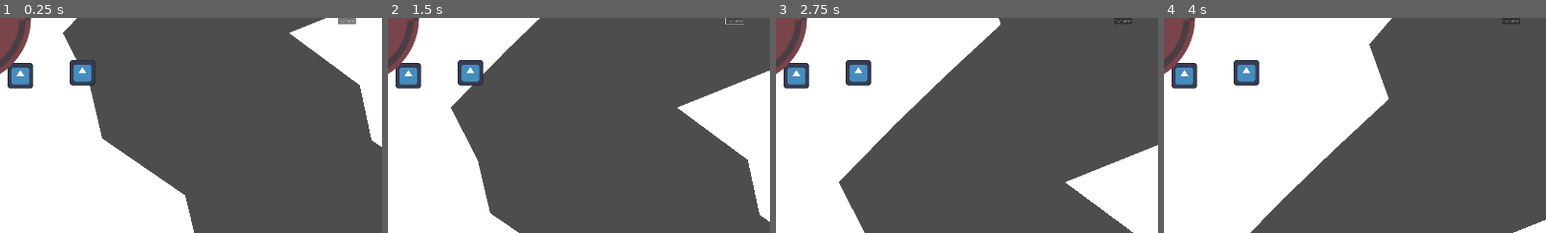
Above: before the commit, frames 1-4 (left to right).
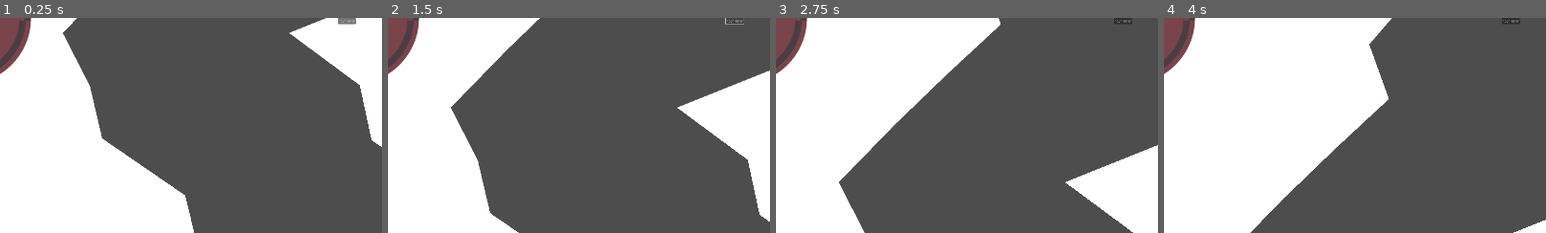
Above: after the commit, the same moments.

Repository: panorb/ludum-dare-53
Game: Godot game, scene res://world.tscn
Two runs of this game, one before a commit and one after it. Both use one fixed random seed, a clock stepped at 60 frames per second and the inputs below. The engine's default icon, where the game draws it, is replaced by a stand-in: a white triangle on a blue panel in a dark square.
Inputs:
- Up to frame 1 (0.25 s): no input
- Up to frame 2 (1.5 s): click "ein knopf hero" at 0.5 s; click "novh einer" at 1.25 s
- Up to frame 3 (2.75 s): click "ein knopf hero" at 2 s
- Up to frame 4 (4 s): click "novh einer" at 2.75 s; click "ein knopf hero" at 3.5 s
The pictures show only the part of the screen within x 5-55%, y 0-50%; the shares and areas given below are measured in that part.

The runs differ from the first frame. In frame 1, 1.4% of the frame differs, in the area x 2-25%, y 19-33%; in frame 2, 1.5%; in frame 3, 1.5%; in frame 4, 1.5%.

Commit message:
Put assets for dragon together

Diff:
--- a/godot/game/battle_field/battle_field.gd
+++ b/godot/game/battle_field/battle_field.gd
@@ -3,18 +3,20 @@
 signal lose()
 signal win()
 
-@onready var hero = get_node("Hero")
-@onready var monster = get_node("Dragon")
+#@onready var hero = get_node("Hero")
+#@onready var monster = get_node("Dragon")
 
 func _ready():
-	hero.dead.connect(_on_hero_dead)
-	monster.dead.connect(_on_monster_dead)
+	pass
+	#hero.dead.connect(_on_hero_dead)
+	#monster.dead.connect(_on_monster_dead)
 
 func on_card_received(card_type, card_value):
-	hero.play_attack_animation(card_type, card_value)
-	monster.take_damage(card_value)
-	monster.play_attack_animation(card_type, card_value)
-	hero.take_damage(10)
+	pass
+	#hero.play_attack_animation(card_type, card_value)
+	#monster.take_damage(card_value)
+	#monster.play_attack_animation(card_type, card_value)
+	#hero.take_damage(10)
 
 func _on_hero_dead():
 	lose.emit()
--- a/godot/game/battle_field/battle_field.tscn
+++ b/godot/game/battle_field/battle_field.tscn
@@ -1,18 +1,6 @@
-[gd_scene load_steps=4 format=3 uid="uid://dou0y46i5nk8y"]
+[gd_scene load_steps=2 format=3 uid="uid://0c34dfxbhfdx"]
 
-[ext_resource type="PackedScene" uid="uid://bdat7vbdng88c" path="res://game/battle_field/creatures/hero.tscn" id="1_c8ib1"]
 [ext_resource type="Script" path="res://game/battle_field/battle_field.gd" id="1_qkow4"]
-[ext_resource type="PackedScene" uid="uid://cti3bq416q73j" path="res://game/battle_field/creatures/dragon.tscn" id="3_n2d58"]
 
 [node name="BattleField" type="Node2D"]
 script = ExtResource("1_qkow4")
-
-[node name="Hero" parent="." instance=ExtResource("1_c8ib1")]
-position = Vector2(280, 290)
-health = 100
-max_health = 100
-
-[node name="Dragon" parent="." instance=ExtResource("3_n2d58")]
-position = Vector2(592, 275)
-health = 100
-max_health = 100
--- a/godot/game/battle_field/creatures/dragon/dragon.tscn
+++ b/godot/game/battle_field/creatures/dragon/dragon.tscn
@@ -1,8 +1,43 @@
-[gd_scene load_steps=2 format=3 uid="uid://cti3bq416q73j"]
+[gd_scene load_steps=7 format=3 uid="uid://cu8y4xsqkkos2"]
 
-[ext_resource type="PackedScene" uid="uid://btdj1js5dgurd" path="res://game/battle_field/creatures/creature.tscn" id="1_teh3j"]
+[ext_resource type="Texture2D" uid="uid://5kps276t2owe" path="res://game/battle_field/creatures/dragon/dragon_back_wing.svg" id="1_jynh3"]
+[ext_resource type="Texture2D" uid="uid://br5grbupc4dc" path="res://game/battle_field/creatures/dragon/dragon_torso.svg" id="1_n785t"]
+[ext_resource type="Texture2D" uid="uid://ddcv7tdpi4286" path="res://game/battle_field/creatures/dragon/dragon_lower_head.svg" id="2_b06l3"]
+[ext_resource type="Texture2D" uid="uid://b8tpm7rxkc775" path="res://game/battle_field/creatures/dragon/dragon_upper_head.svg" id="3_wp7e1"]
+[ext_resource type="Texture2D" uid="uid://wtvxo0jc15p1" path="res://game/battle_field/creatures/dragon/dragon_front_wing.svg" id="5_0w2w1"]
+[ext_resource type="Texture2D" uid="uid://bhoc08haug6s1" path="res://game/battle_field/creatures/dragon/fire_breath/fire_breah2.svg" id="6_1le8o"]
 
-[node name="Dragon" instance=ExtResource("1_teh3j")]
+[node name="Dragon" type="Node2D"]
 
-[node name="Sprite2D" parent="." index="0"]
-rotation = 0.0
+[node name="BackWing" type="Sprite2D" parent="."]
+position = Vector2(32, -623)
+texture = ExtResource("1_jynh3")
+
+[node name="Torso" type="Sprite2D" parent="."]
+texture = ExtResource("1_n785t")
+offset = Vector2(0, -408)
+
+[node name="Head" type="Node2D" parent="."]
+
+[node name="LowerHead" type="Sprite2D" parent="Head"]
+position = Vector2(-476, -889)
+texture = ExtResource("2_b06l3")
+
+[node name="UpperHead" type="Sprite2D" parent="Head"]
+position = Vector2(-502, -1006)
+texture = ExtResource("3_wp7e1")
+
+[node name="FrontWing" type="Sprite2D" parent="."]
+position = Vector2(121, -591)
+texture = ExtResource("5_0w2w1")
+
+[node name="FireBreath2" type="CPUParticles2D" parent="."]
+position = Vector2(-497, -887)
+emitting = false
+amount = 16
+one_shot = true
+explosiveness = 0.5
+texture = ExtResource("6_1le8o")
+direction = Vector2(-1, 0)
+initial_velocity_min = 600.0
+initial_velocity_max = 800.0
--- a/godot/game/cards/card.gd
+++ b/godot/game/cards/card.gd
@@ -1,4 +1,5 @@
-class_name Card extends Node2D
+class_name Card
+extends Node2D
 
 enum TYPE {ATTACK}
 
Not shown, added: godot/game/battle_field/creatures/dragon/dragon_back_wing.svg.import
Not shown: 1 places in godot/game/game.tscn that only renumber resources
